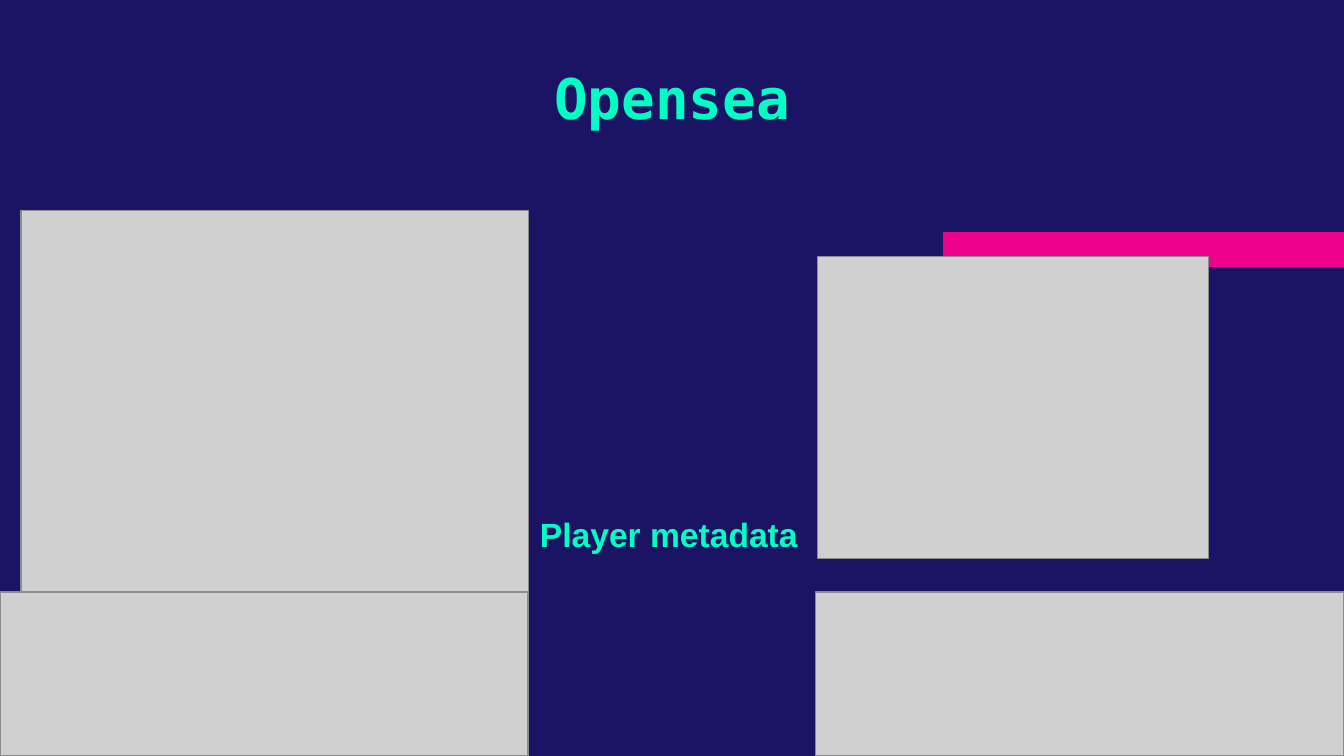
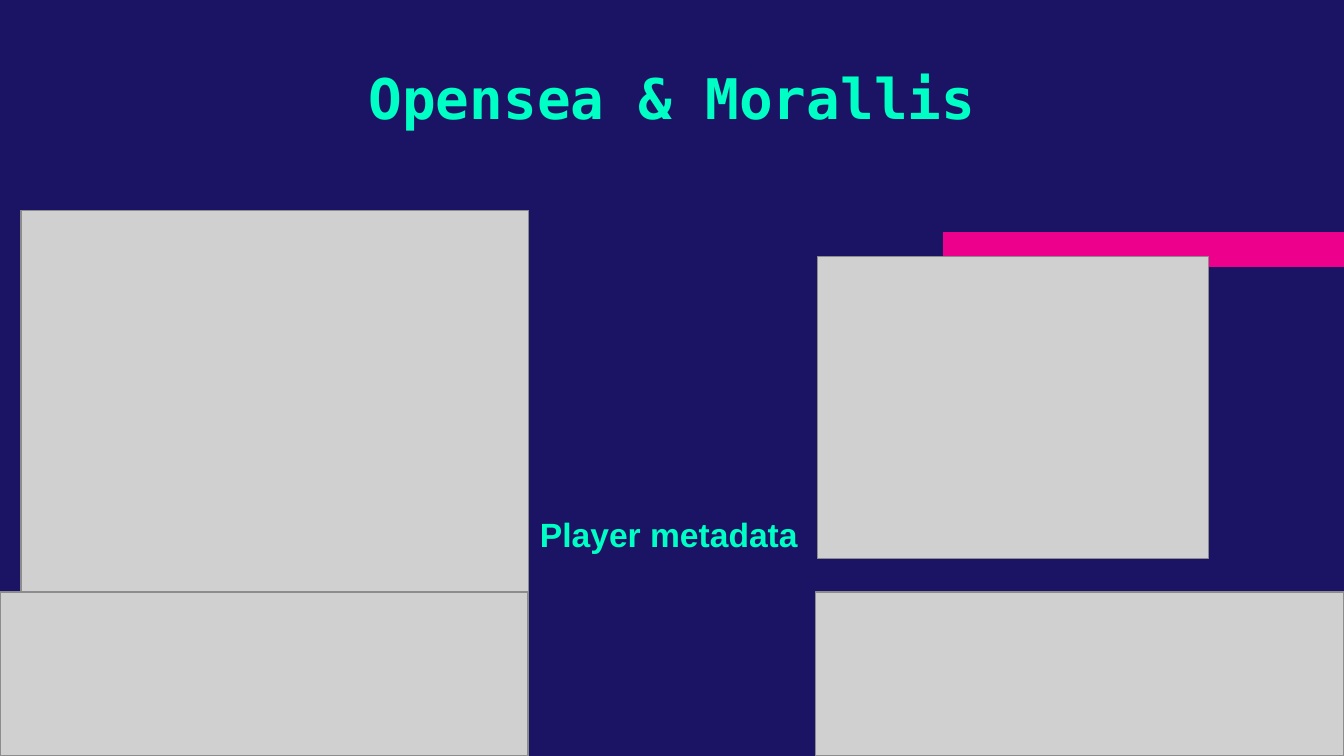
Before and after one commit to MarielMesi/Cosmos, a slide deck: slide 11 of Cosmos.pptx. Drawn at 1344x756 pixels with LibreOffice and Linux fonts; fonts in the diff are those of the drawing; grey boxes stand for pictures. Boxes give left, top, right and bottom in pixels: in the first picture for what was removed or moved away, otherwise in the second. Text is boxed around its words. In the diff, an @@ line names an element or a change of style, - is before the commit and + after.

```diff
--- a/Cosmos.pptx
+++ b/Cosmos.pptx
@@ title at [369, 74, 976, 131]: text changed @@
-Opensea
+Opensea & Morallis
```
Also in this commit, not shown: 3 other slides changed.
